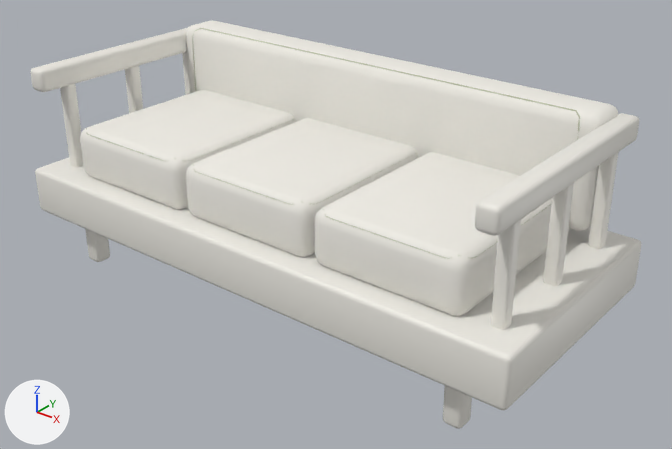
Two versions of the Blender file assets-source/blender/slat-day-sofa.blend, one commit apart.
Both versions are drawn from a 50 mm lens placed at (1.88, -2.23, 1.68), pointed at (0.09, 0.01, 0.29). Every picture has the same lights, and +X, +Y and +Z are marked at lower left. The picture after the commit comes second.

Objects in the first picture: 'open_arm_rail', 'open_arm_rail.001', 'padded_back', 'seat_frame', 'side_slats', 'side_slats.001', 'side_slats.002', 'side_slats.003', 'side_slats.004', 'side_slats.005', 'tailored_seat', 'tailored_seat.001', 'tailored_seat.002', 'timber_leg', 'timber_leg.002' and 1 more.
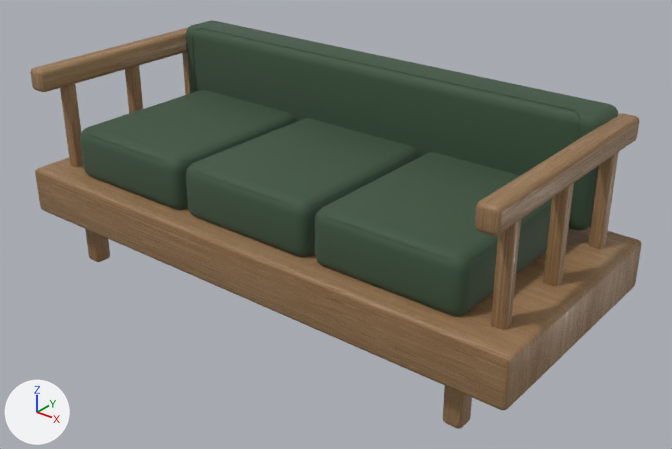
Where the change shows, as pixel boxes (x1, y1, x2, y2) in the pictures (672 x 449 px):
'seat_frame', recoloured (white to brown): (35, 157, 642, 411) in both
'padded_back', recoloured (white to green): (186, 20, 618, 231) in both
'tailored_seat.002', recoloured (white to green): (315, 152, 570, 316) in both
'tailored_seat.001', recoloured (white to green): (186, 118, 419, 257) in both
'tailored_seat', recoloured (white to green): (80, 90, 296, 210) in both
'open_arm_rail.001', recoloured (white to brown): (475, 113, 639, 236) in both
'open_arm_rail', recoloured (white to brown): (30, 28, 188, 92) in both
'side_slats.003', recoloured (white to brown): (491, 220, 521, 330) in both
'side_slats.004', recoloured (white to brown): (543, 183, 574, 286) in both
'side_slats.005', recoloured (white to brown): (588, 152, 619, 249) in both
'side_slats', recoloured (white to brown): (60, 84, 83, 167) in both
'timber_leg.002', recoloured (white to brown): (443, 386, 472, 429) in both
'side_slats.001', recoloured (white to brown): (125, 65, 143, 113) in both
'timber_leg', recoloured (white to brown): (85, 229, 110, 262) in both
'side_slats.002', recoloured (white to brown): (182, 52, 190, 95) in both

The change, as a diff of the scene's bpy script:
```diff
--- a/assets-source/blender/slat-day-sofa.blend.py
+++ b/assets-source/blender/slat-day-sofa.blend.py
@@ mat_wood_honey_textured_006 @@
+mat_wood_honey_textured_006 = bpy.data.materials.new('wood-honey-textured.006')
+# colours: white #ececec
+# uses the picture img_material_oak_color_jpg
+# uses the picture img_material_oak_normal_jpg
+# uses the picture img_material_oak_orm_jpg
@@ mat_upholstery_textured_007 @@
+mat_upholstery_textured_007 = bpy.data.materials.new('upholstery-textured.007')
+# colours: dark green #405e42
+# uses the picture img_material_linen_color_jpg
+# uses the picture img_material_linen_normal_jpg
+# uses the picture img_material_linen_orm_jpg
@@ me_cube_115 @@
 me_cube_115.from_pydata(...)  # 96 vertices, 98 faces; spans x -0.832..-0.768, y -0.356..-0.291, z 0.0..0.215
-me_cube_115.materials.append(mat_wood_honey_textured)  # white #efece5
+me_cube_115.materials.append(mat_wood_honey_textured_006)
@@ me_cube_117 @@
 me_cube_117.from_pydata(...)  # 96 vertices, 98 faces; spans x 0.768..0.832, y -0.356..-0.291, z 0.0..0.215
-me_cube_117.materials.append(mat_wood_honey_textured)  # white #efece5
+me_cube_117.materials.append(mat_wood_honey_textured_006)
@@ me_cube_119 @@
 me_cube_119.from_pydata(...)  # 96 vertices, 98 faces; spans x -1.0..1.0, y -0.43..0.43, z 0.18..0.35
-me_cube_119.materials.append(mat_wood_honey_textured)  # white #efece5
+me_cube_119.materials.append(mat_wood_honey_textured_006)
@@ me_cube_120 @@
 me_cube_120.from_pydata(...)  # 96 vertices, 98 faces; spans x -0.811..-0.282, y -0.355..0.325, z 0.344..0.538
-me_cube_120.materials.append(mat_upholstery_textured)  # white #efece5
+me_cube_120.materials.append(mat_upholstery_textured_007)
@@ me_cube_121 @@
 me_cube_121.from_pydata(...)  # 96 vertices, 98 faces; spans x -0.264..0.264, y -0.355..0.325, z 0.344..0.538
-me_cube_121.materials.append(mat_upholstery_textured)  # white #efece5
+me_cube_121.materials.append(mat_upholstery_textured_007)
@@ me_cube_122 @@
 me_cube_122.from_pydata(...)  # 96 vertices, 98 faces; spans x 0.282..0.811, y -0.355..0.325, z 0.344..0.538
-me_cube_122.materials.append(mat_upholstery_textured)  # white #efece5
+me_cube_122.materials.append(mat_upholstery_textured_007)
@@ me_cube_123 @@
 me_cube_123.from_pydata(...)  # 96 vertices, 98 faces; spans x -0.88..0.88, y 0.25..0.42, z 0.39..0.78
-me_cube_123.materials.append(mat_upholstery_textured)  # white #efece5
+me_cube_123.materials.append(mat_upholstery_textured_007)
@@ me_cube_124 @@
 me_cube_124.from_pydata(...)  # 96 vertices, 98 faces; spans x -0.935..-0.865, y -0.425..0.425, z 0.669..0.75
-me_cube_124.materials.append(mat_wood_honey_textured)  # white #efece5
+me_cube_124.materials.append(mat_wood_honey_textured_006)
@@ me_cube_125 @@
 me_cube_125.from_pydata(...)  # 96 vertices, 98 faces; spans x -0.922..-0.877, y -0.32..-0.275, z 0.247..0.677
-me_cube_125.materials.append(mat_wood_honey_textured)  # white #efece5
+me_cube_125.materials.append(mat_wood_honey_textured_006)
@@ me_cube_126 @@
 me_cube_126.from_pydata(...)  # 96 vertices, 98 faces; spans x -0.922..-0.877, y -0.023..0.023, z 0.247..0.677
-me_cube_126.materials.append(mat_wood_honey_textured)  # white #efece5
+me_cube_126.materials.append(mat_wood_honey_textured_006)
@@ me_cube_127 @@
 me_cube_127.from_pydata(...)  # 96 vertices, 98 faces; spans x -0.922..-0.877, y 0.275..0.32, z 0.247..0.677
-me_cube_127.materials.append(mat_wood_honey_textured)  # white #efece5
+me_cube_127.materials.append(mat_wood_honey_textured_006)
@@ me_cube_128 @@
 me_cube_128.from_pydata(...)  # 96 vertices, 98 faces; spans x 0.865..0.935, y -0.425..0.425, z 0.669..0.75
-me_cube_128.materials.append(mat_wood_honey_textured)  # white #efece5
+me_cube_128.materials.append(mat_wood_honey_textured_006)
@@ me_cube_129 @@
 me_cube_129.from_pydata(...)  # 96 vertices, 98 faces; spans x 0.877..0.922, y -0.32..-0.275, z 0.247..0.677
-me_cube_129.materials.append(mat_wood_honey_textured)  # white #efece5
+me_cube_129.materials.append(mat_wood_honey_textured_006)
@@ me_cube_130 @@
 me_cube_130.from_pydata(...)  # 96 vertices, 98 faces; spans x 0.877..0.922, y -0.023..0.023, z 0.247..0.677
-me_cube_130.materials.append(mat_wood_honey_textured)  # white #efece5
+me_cube_130.materials.append(mat_wood_honey_textured_006)
@@ me_cube_131 @@
 me_cube_131.from_pydata(...)  # 96 vertices, 98 faces; spans x 0.877..0.922, y 0.275..0.32, z 0.247..0.677
-me_cube_131.materials.append(mat_wood_honey_textured)  # white #efece5
+me_cube_131.materials.append(mat_wood_honey_textured_006)
```
